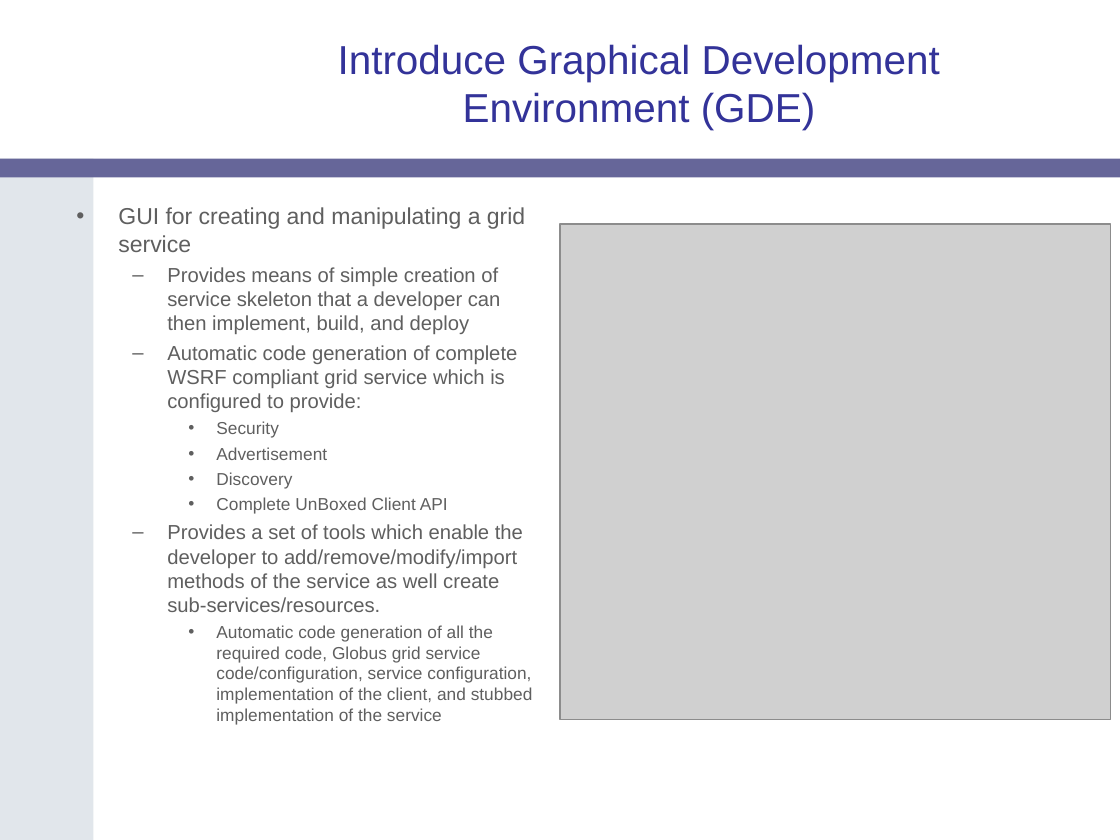
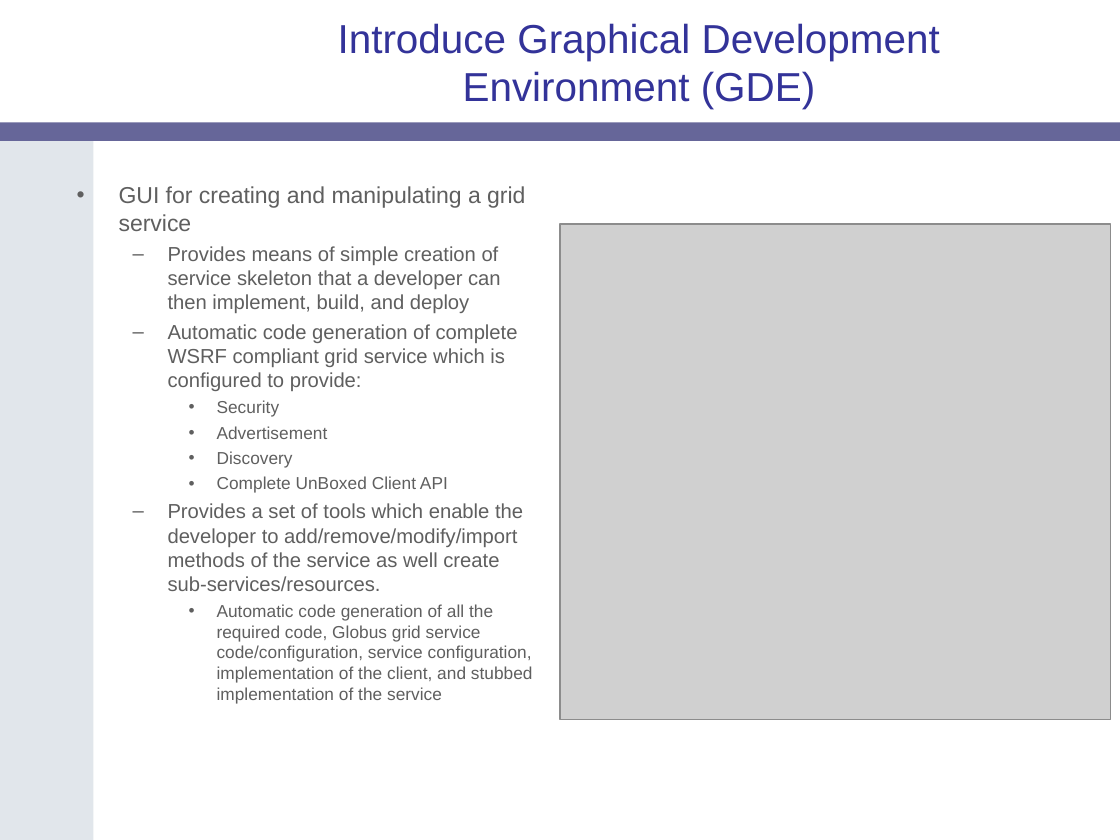
Before and after one commit to NCIP/cagrid-portal, a slide deck: slide 3 of cagrid-1-0/Documentation/presentations/introduce/Introduce-OGF19.ppt. Drawn at 1120x840 pixels with LibreOffice and Linux fonts; fonts in the diff are those of the drawing; grey boxes stand for pictures; background and template pictures are left out. Boxes give left, top, right and bottom in pixels: in the first picture for what was removed or moved away, otherwise in the second. Text is boxed around its words. In the diff, an @@ line names an element or a change of style, - is before the commit and + after.

```diff
--- a/cagrid-1-0/Documentation/presentations/introduce/Introduce-OGF19.ppt
+++ b/cagrid-1-0/Documentation/presentations/introduce/Introduce-OGF19.ppt
@@ title "Introduce Graphical Development Environment (GDE)": place and size @@
-title "Introduce Graphical Development Environment (GDE)" at <box>338,44,940,130</box>
+title "Introduce Graphical Development Environment (GDE)" at <box>338,23,940,109</box>
@@ freeform shape: place and size @@
-freeform shape at <box>0,159,93,840</box>
+freeform shape at <box>0,140,93,840</box>
@@ rounded rectangle: place and size @@
-rounded rectangle at <box>0,159,1120,178</box>
+rounded rectangle at <box>0,122,1120,141</box>
@@ text "GUI for creating and manipulating ...": place and size @@
-text "GUI for creating and manipulating ..." at <box>118,207,533,725</box>
+text "GUI for creating and manipulating ..." at <box>119,186,533,704</box>
```
Also in this commit, not shown: 20 other slides changed.
